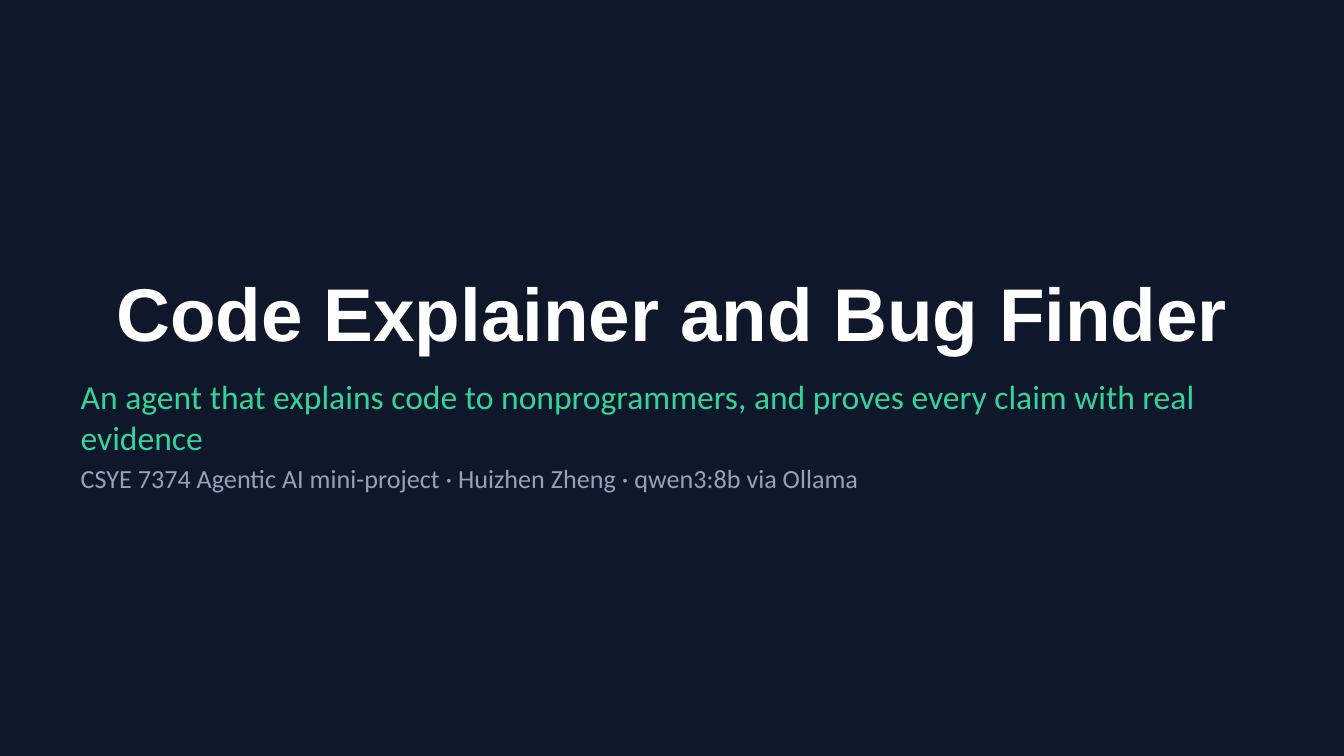
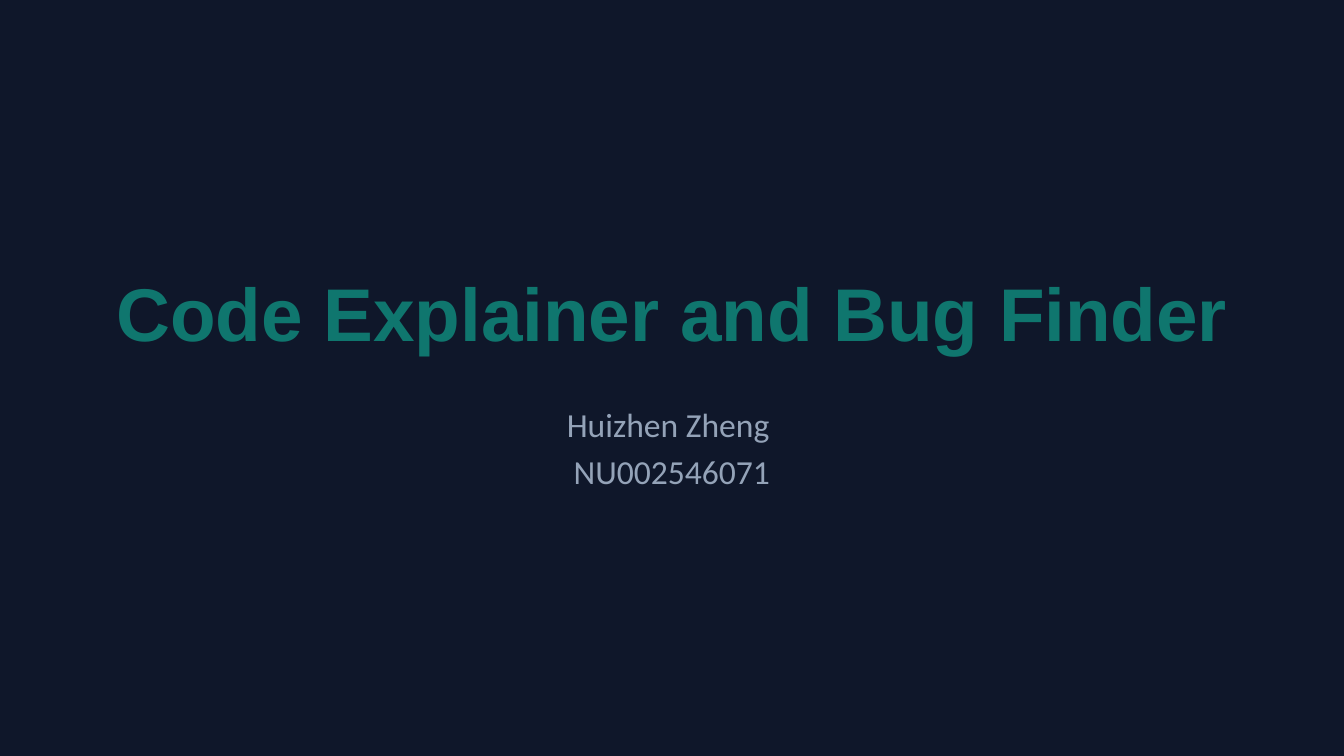
Before and after one commit to ambs19/code-explainer, a slide deck: slide 1 of docs/Code_Explainer_Presentation.pptx. Drawn at 1344x756 pixels with LibreOffice and Linux fonts; fonts in the diff are those of the drawing. Boxes give left, top, right and bottom in pixels: in the first picture for what was removed or moved away, otherwise in the second. Text is boxed around its words. In the diff, an @@ line names an element or a change of style, - is before the commit and + after.

```diff
--- a/docs/Code_Explainer_Presentation.pptx
+++ b/docs/Code_Explainer_Presentation.pptx
@@ title "Code Explainer and Bug Finder" at bbox=[117, 287, 1227, 355]: text colour #FFFFFF to #0F766E @@
@@ text at bbox=[567, 413, 770, 484]: text changed; text colour #34D399 to #94A3B8 @@
-An agent that explains code to nonprogrammers, and proves every claim with real evidence
-CSYE 7374 Agentic AI mini-project · Huizhen Zheng · qwen3:8b via Ollama
+Huizhen Zheng
+NU002546071
```
Also in this commit, not shown: 4 other slides changed, 1 slide added, 23 other files.
